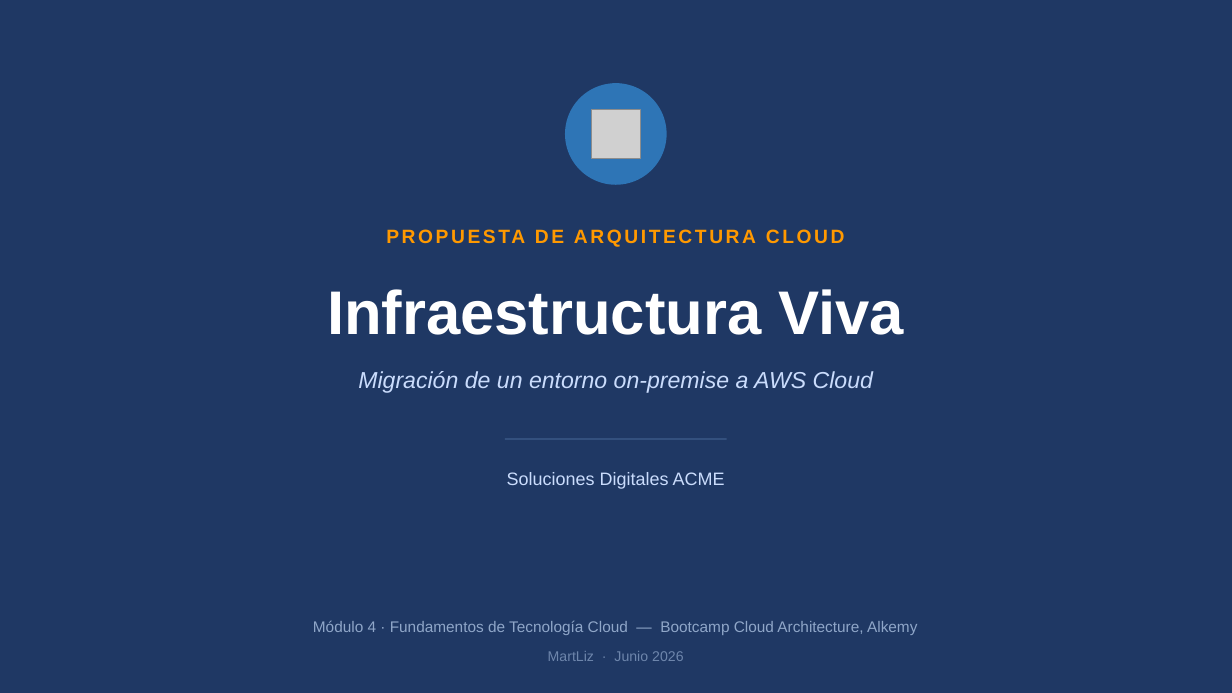
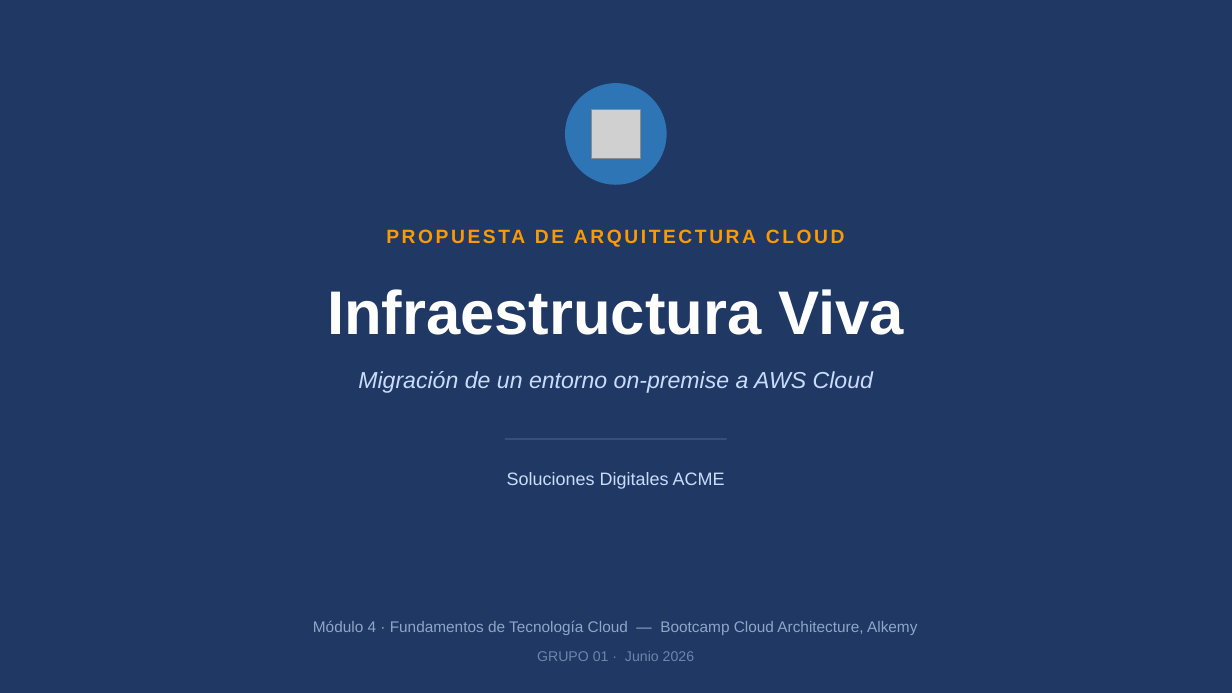
Before and after one commit to Martliz/infraestructura-viva, a slide deck: slide 1 of docs/Infraestructura_Viva_Presentacion.pptx. Drawn at 1232x693 pixels with LibreOffice and Linux fonts; fonts in the diff are those of the drawing; grey boxes stand for pictures. Boxes give left, top, right and bottom in pixels: in the first picture for what was removed or moved away, otherwise in the second. Text is boxed around its words. In the diff, an @@ line names an element or a change of style, - is before the commit and + after.

```diff
--- a/docs/Infraestructura_Viva_Presentacion.pptx
+++ b/docs/Infraestructura_Viva_Presentacion.pptx
@@ text at (537,651,694,661): text changed @@
-MartLiz · Junio 2026
+GRUPO 01 · Junio 2026
```
Also in this commit, not shown: 10 other slides changed, 3 other files.
